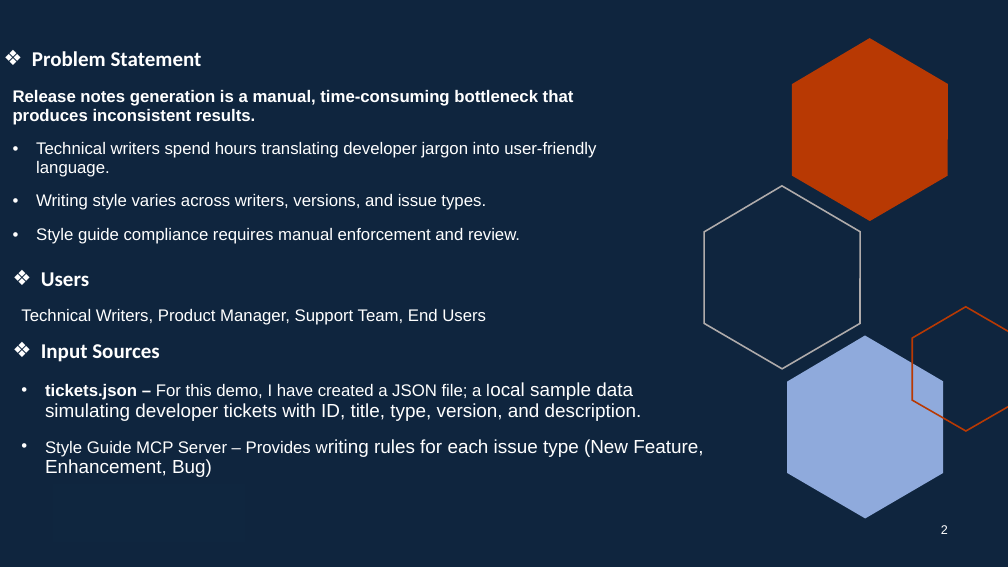
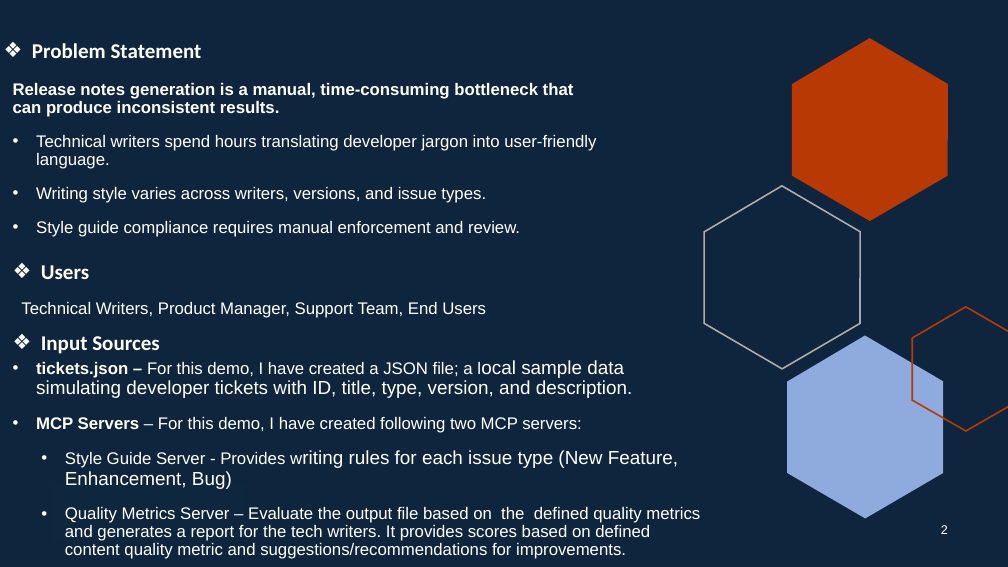
Before and after one commit to RCG1412/ai-release-notes-demo, a slide deck: slide 2 of Demo/AI-Mastery Training Capstone Project Demo.pptx. Drawn at 1008x567 pixels with LibreOffice and Linux fonts; fonts in the diff are those of the drawing. Boxes give left, top, right and bottom in pixels: in the first picture for what was removed or moved away, otherwise in the second. Text is boxed around its words. In the diff, an @@ line names an element or a change of style, - is before the commit and + after.

Commit message:
updated skill and demo ppt file

```diff
--- a/Demo/AI-Mastery Training Capstone Project Demo.pptx
+++ b/Demo/AI-Mastery Training Capstone Project Demo.pptx
@@ text "Release notes generation is a ...": place and size @@
-text "Release notes generation is a ..." at (13, 90, 596, 244)
+text "Release notes generation is a ..." at (13, 83, 596, 237)
@@ text at (13, 83, 574, 117): text changed @@
-Release notes generation is a manual, time-consuming bottleneck that produces inconsistent results.
+Release notes generation is a manual, time-consuming bottleneck that can produce inconsistent results.
@@ text "Technical Writers, Product Manager, Support ...": place and size @@
-text "Technical Writers, Product Manager, Support ..." at (21, 309, 486, 325)
+text "Technical Writers, Product Manager, Support ..." at (21, 302, 486, 318)
@@ 2 texts, 1 title: place and size @@
-2 texts, 1 title at (32, 51, 202, 362)
+2 texts, 1 title at (32, 43, 202, 354)
@@ text "tickets.json – For this demo, ...": place and size @@
-text "tickets.json – For this demo, ..." at (45, 382, 703, 477)
+text "tickets.json – For this demo, ..." at (36, 360, 700, 559)
@@ text at (36, 417, 700, 559): text changed; size 18 to 16 pt @@
-• Style Guide MCP Server – Provides writing rules for each issue type (New Feature, Enhancement, Bug)
+• MCP Servers – For this demo, I have created following two MCP servers:
+  • Style Guide Server - Provides writing rules for each issue type (New Feature, Enhancement, Bug)
+  • Quality Metrics Server – Evaluate the output file based on the defined quality metrics and generates a report for the tech writers. It provides scores based on defined content quality metric and suggestions/recommendations for improvements.
```
Also in this commit, not shown: 3 other slides changed, 5 other files.
